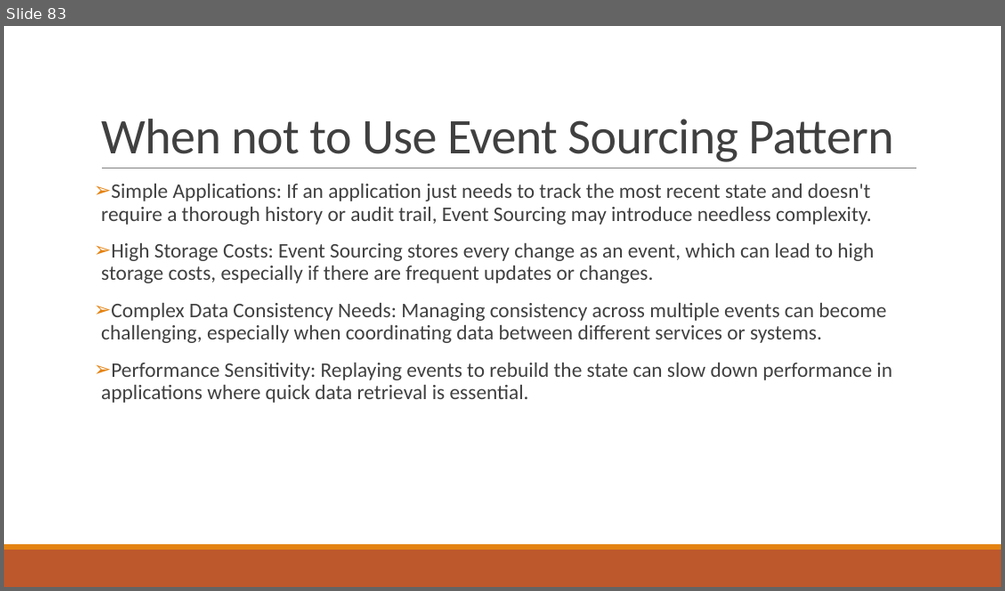
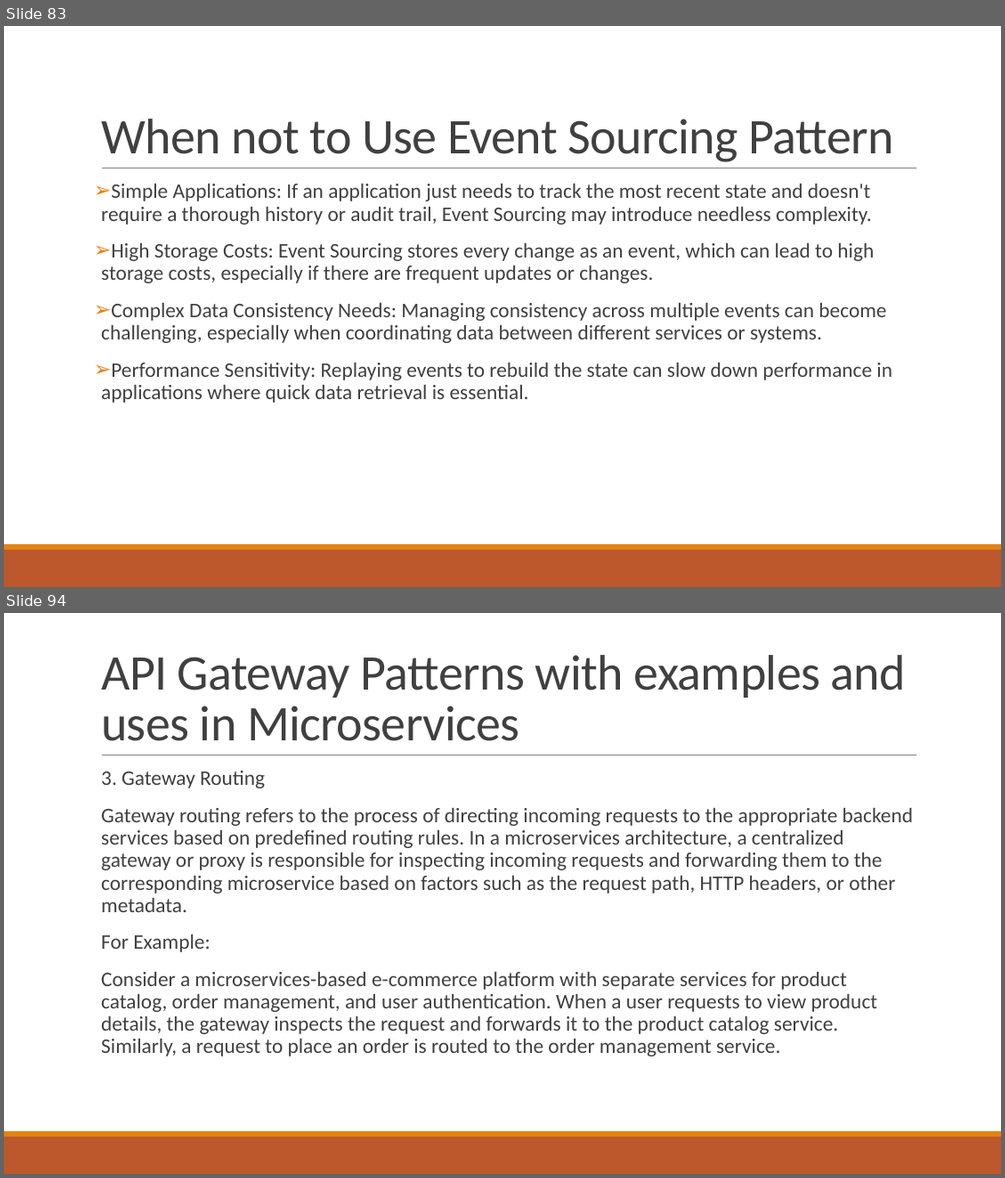
Before and after one commit to Sujatabatra/ThalesAug2025, a slide deck: Microservice Design Patterns.pptx. Shown one above the other, each under a label of ours: slide 83 before the commit, slides 83 and 94 after it; the slides between them are not shown. The pictures are 1005x591 and 1005x1178 pixels, drawn with LibreOffice and Linux fonts; fonts in the diff are those of the drawing. Boxes give left, top, right and bottom in pixels: in the first picture for what was removed or moved away, otherwise in the second. Text is boxed around its words. In the diff, an @@ line names an element or a change of style, - is before the commit and + after.

```diff
--- a/Microservice Design Patterns.pptx
+++ b/Microservice Design Patterns.pptx
@@ slide 94 added at (4, 613, 1001, 1174), background #FFFFFF; not listed: 3 template elements that a slide beside it also shows @@
@@ title added at (101, 655, 906, 741), 48 pt, text #404040 @@
+API Gateway Patterns with examples and uses in Microservices
@@ text added at (101, 771, 913, 1056), 20 pt, text #404040 @@
+  3. Gateway Routing
+  Gateway routing refers to the process of directing incoming requests to the appropriate backend services based on predefined routing rules. In a microservices architecture, a centralized gateway or proxy is responsible for inspecting incoming requests and forwarding them to the corresponding microservice based on factors such as the request path, HTTP headers, or other metadata.
+  For Example:
+  Consider a microservices-based e-commerce platform with separate services for product catalog, order management, and user authentication. When a user requests to view product details, the gateway inspects the request and forwards it to the product catalog service. Similarly, a request to place an order is routed to the order management service.
```
Also in this commit, not shown: 72 other slides added.
